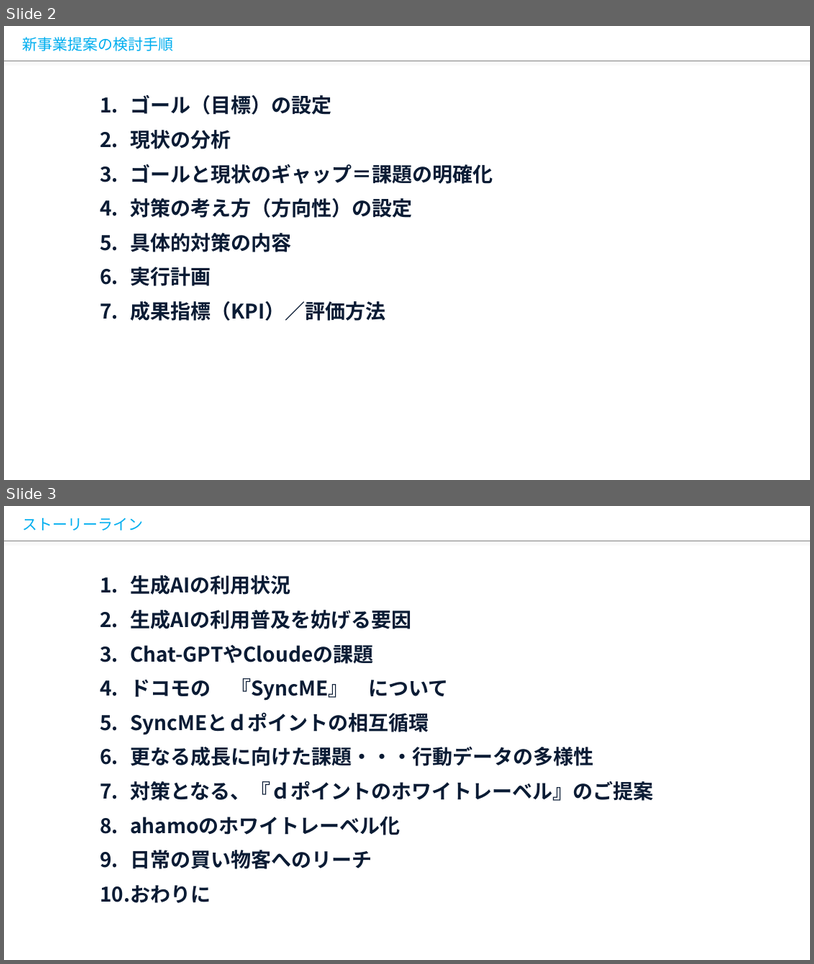
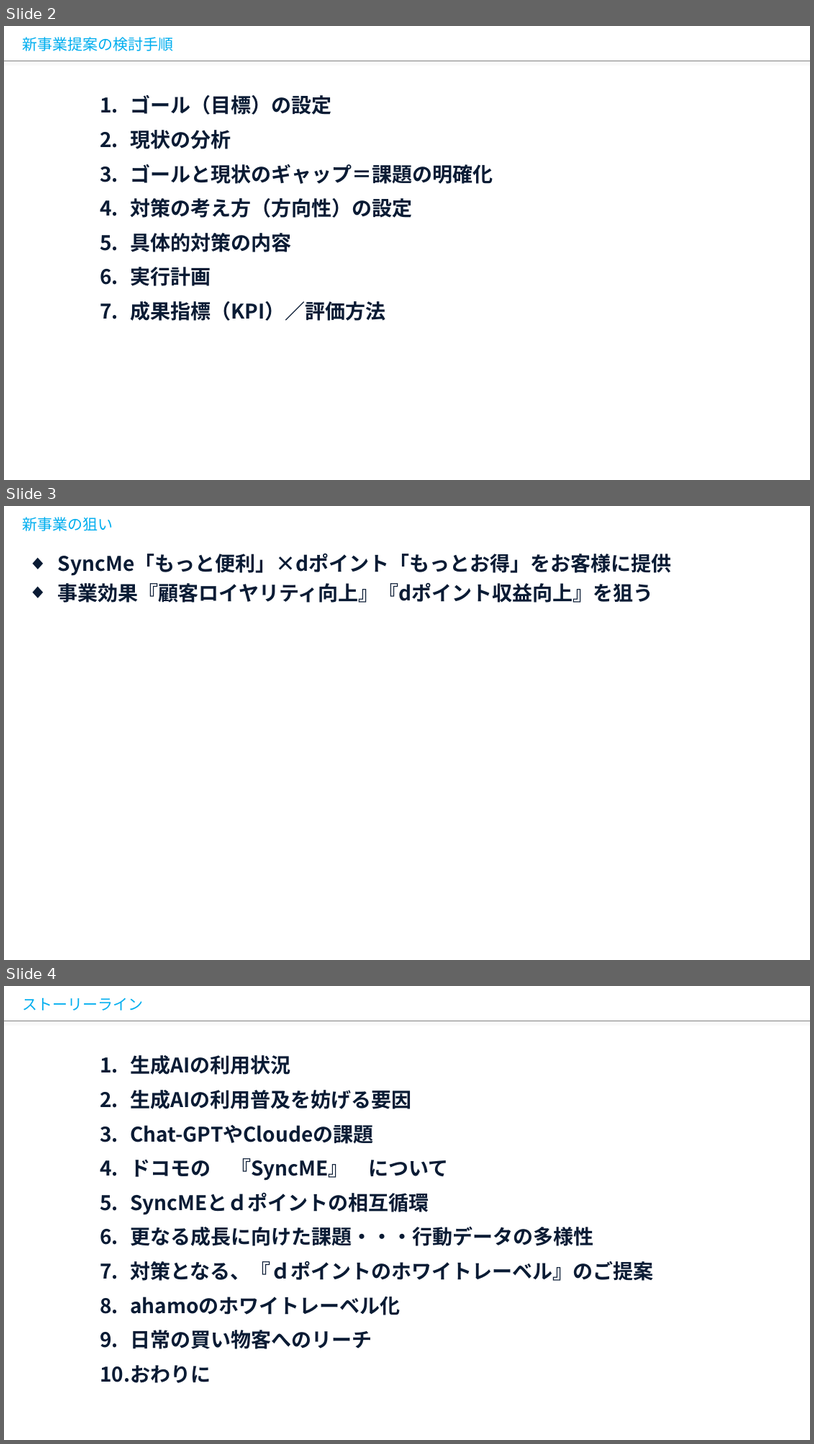
Before and after one commit to nasukazunori/NasuVault2, a slide deck: 大貴/添付ファイル/大貴_ドコモの新規事業提案_dポイントホワイトレーベル.pptx. Shown one above the other, each under a label of ours: slides 2 and 3 before the commit, slides 2, 3 and 4 after it. The pictures are 814x964 and 814x1444 pixels, drawn with LibreOffice and Linux fonts; fonts in the diff are those of the drawing. Boxes give left, top, right and bottom in pixels: in the first picture for what was removed or moved away, otherwise in the second. Text is boxed around its words. In the diff, an @@ line names an element or a change of style, - is before the commit and + after.

```diff
--- a/大貴/添付ファイル/大貴_ドコモの新規事業提案_dポイントホワイトレーベル.pptx
+++ b/大貴/添付ファイル/大貴_ドコモの新規事業提案_dポイントホワイトレーベル.pptx
@@ slide 3 added at [4,506,810,960], background #FFFFFF @@
@@ text added at [23,517,113,531], 18 pt, text #00AEEF @@
+新事業の狙い
@@ text added at [58,553,671,602], 24 pt, text #0A1B34, bold @@
+◆ SyncMe「もっと便利」×dポイント「もっとお得」をお客様に提供
+◆ 事業効果『顧客ロイヤリティ向上』『dポイント収益向上』を狙う
@@ what was slide 3 is now slide 4 @@
```
